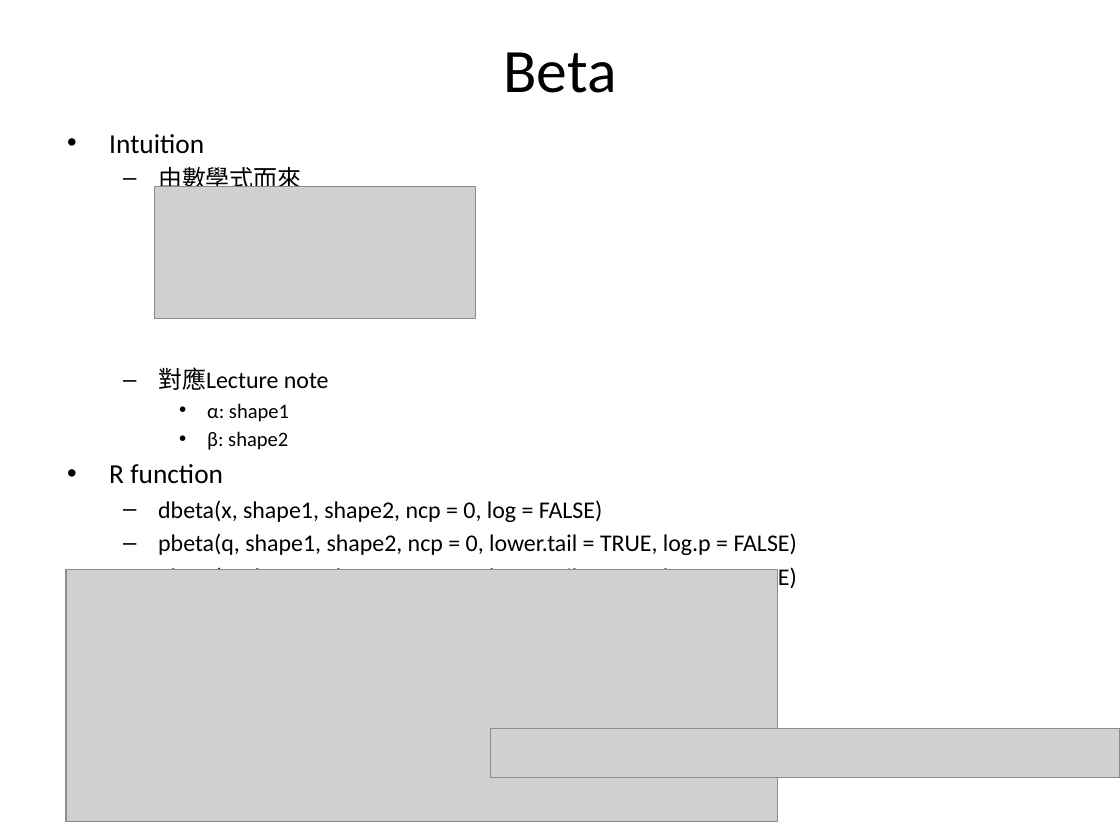
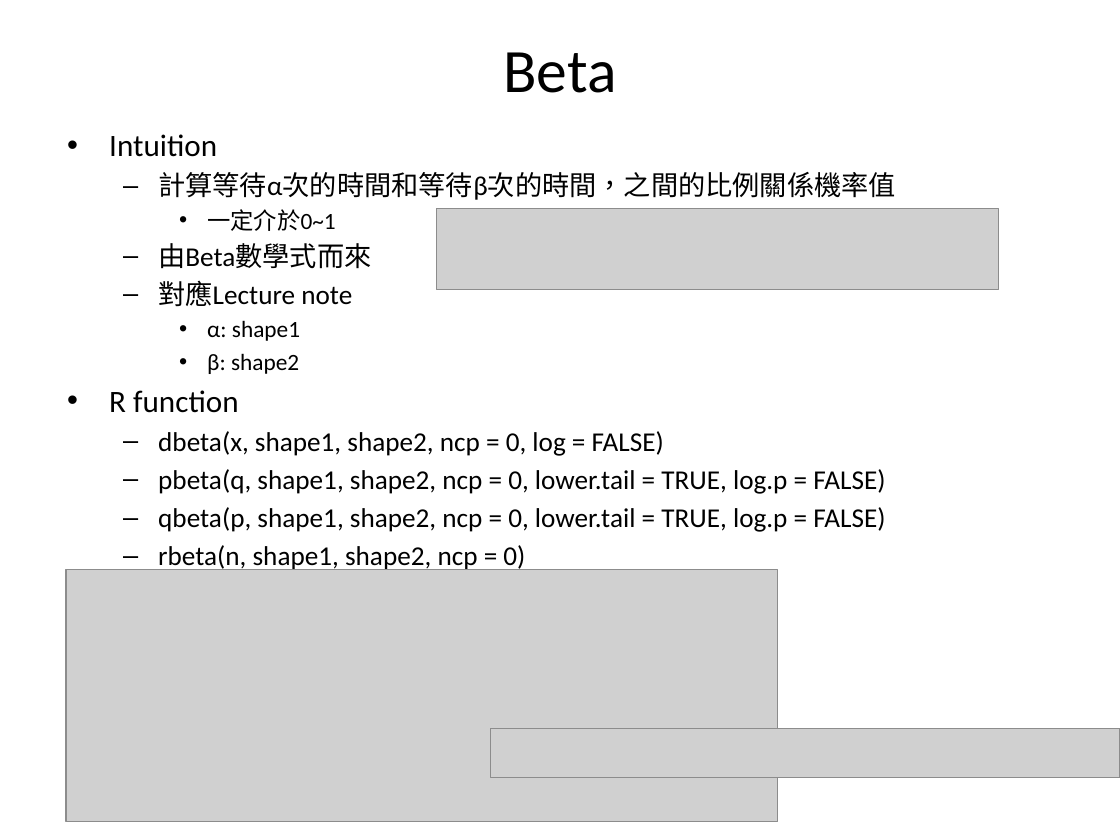
Before and after one commit to fuchingy/data_science, a slide deck: slide 23 of probability/doc/random_variable_distribution.pptx. Drawn at 1120x840 pixels with LibreOffice and Linux fonts; fonts in the diff are those of the drawing; grey boxes stand for pictures. Boxes give left, top, right and bottom in pixels: in the first picture for what was removed or moved away, otherwise in the second. Text is boxed around its words. In the diff, an @@ line names an element or a change of style, - is before the commit and + after.

Commit message:
revise ppt

```diff
--- a/probability/doc/random_variable_distribution.pptx
+++ b/probability/doc/random_variable_distribution.pptx
@@ text at <box>109,134,885,532</box>: size 17.6 to 20 pt in "Intuition", "R function"; size 15.4 to 17.5 pt in "對應Lecture note", "dbeta(x, shape1, shape2, ncp = 0, log ...", "pbeta(q, shape1, shape2, ncp = 0, lower.tail ...", "qbeta(p, shape1, shape2, ncp = 0, lower.tail ..." and 1 more places; size 13.2 to 15 pt in "α: shape1", "β: shape2" @@
@@ text at <box>158,172,896,269</box>: text changed; size 15.4 to 17.5 pt @@
-  – 由數學式而來
+  – 計算等待α次的時間和等待β次的時間，之間的比例關係機率值
+    • 一定介於0~1
+  – 由Beta數學式而來
@@ picture removed at <box>155,187,475,319</box> @@
@@ picture added at <box>437,208,999,290</box> @@
```
Also in this commit, not shown: 1 other slide changed, 7 slides added.
